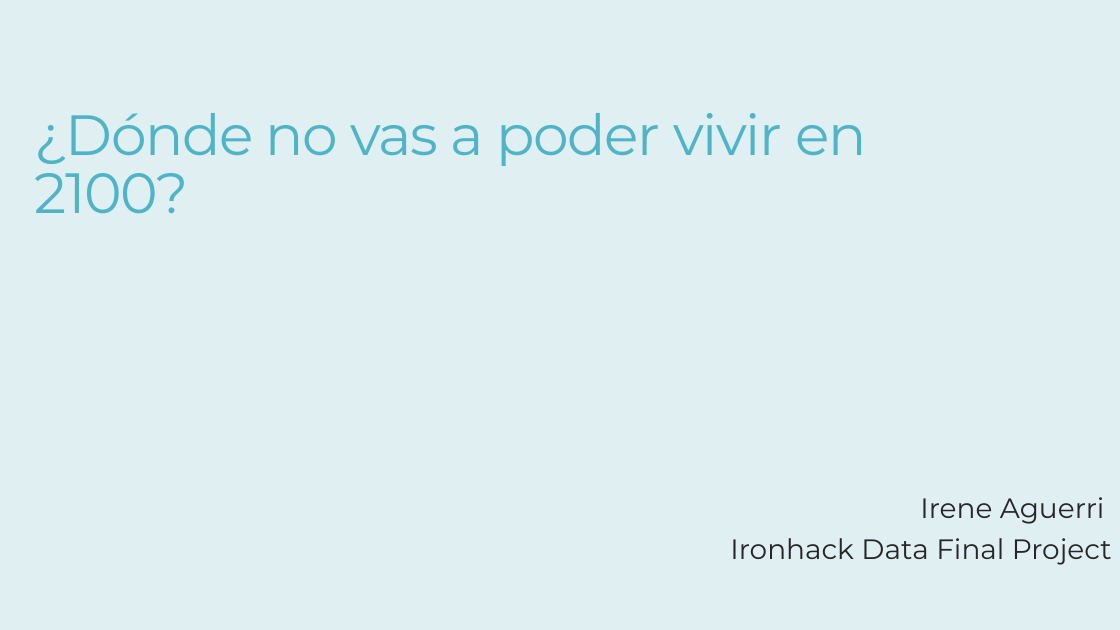
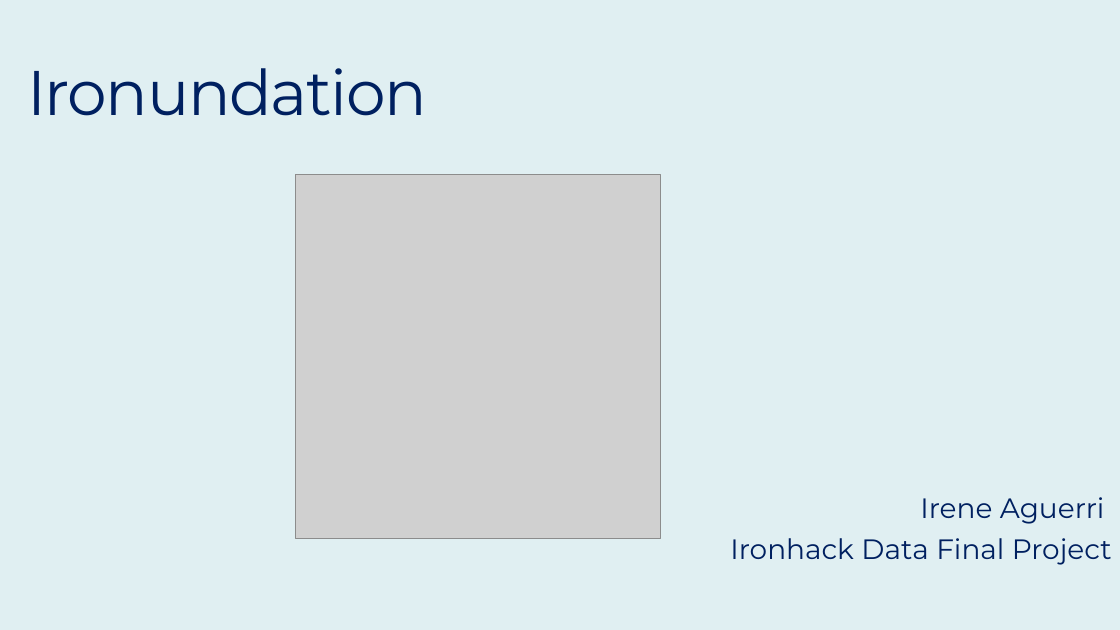
Before and after one commit to iaguerri/climate_change_cities, a slide deck: slide 1 of Ironhack.pptx. Drawn at 1120x630 pixels with LibreOffice and Linux fonts; fonts in the diff are those of the drawing; grey boxes stand for pictures. Boxes give left, top, right and bottom in pixels: in the first picture for what was removed or moved away, otherwise in the second. Text is boxed around its words. In the diff, an @@ line names an element or a change of style, - is before the commit and + after.

Commit message:
final ppt

```diff
--- a/Ironhack.pptx
+++ b/Ironhack.pptx
@@ title at [27,68,427,116]: text changed; size 48.6 to 54 pt; text colour #50B4C8 to #002060 @@
-¿Dónde no vas a poder vivir en 2100?
+Ironundation
@@ picture added at [296,174,660,539] @@
@@ subtitle "Irene Aguerri" at [730,497,1112,565]: text colour #262626 to #002060 @@
```
Also in this commit, not shown: 1 other slide changed, 3 slides added, 3 slides removed, 1 other file.
